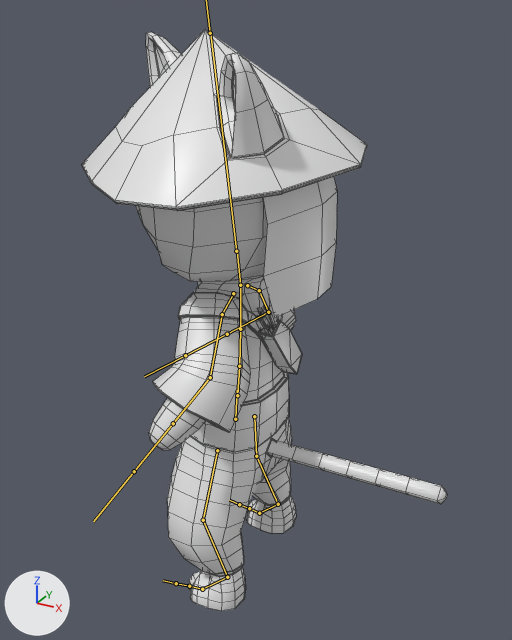
Renders of the FBX model Assets/Animation/Archer/Archer_Shoot.fbx from each side of a commit.
The view is the same before and after, from a 50 mm lens placed at (0.916, -1.561, 1.611), pointed at (0.092, -0.062, 0.861). Lighting does not change. The marker at lower left points along +X, +Y and +Z. Both versions are drawn at frame 1 of the action 'Armature.001|Main_Cat_UVAction'; the numbers are the values there. The bones that bend it are drawn over the model as lines. Mesh edges are drawn as thin lines.

Names of what the first picture shows: 'Archer.001'.
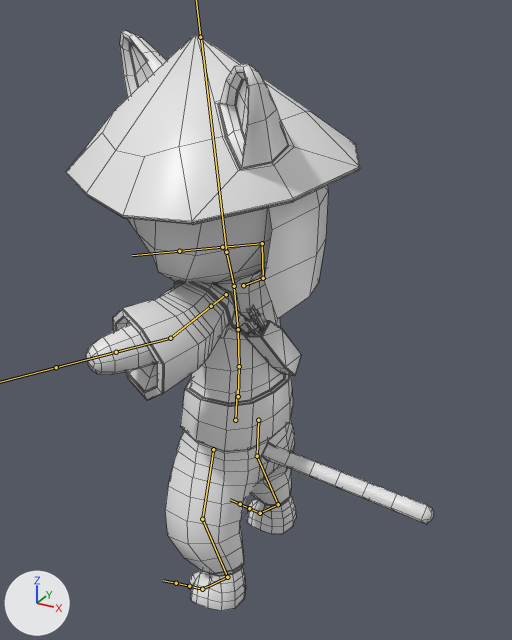
The edits, one by one:
Bone 'mixamorig:Hips' (bone_mixamorig_hips) moves from (-1.1, 48.5, -0.5) to (-0.9, 48.4, -0.3).
Bone 'mixamorig:Hips' (bone_mixamorig_hips) turns from (-40, -93, 36) to (-8, -101, 4) degrees about its own x, y and z.
Bone 'mixamorig:Spine' (bone_mixamorig_spine) turns from (3, 1, 2) to (4, 1, 1) degrees about its own x, y and z.
Bone 'mixamorig:Spine1' (bone_mixamorig_spine1) turns from (3, 2, 2) to (4, 2, 0) degrees about its own x, y and z.
Bone 'mixamorig:Spine2' (bone_mixamorig_spine2) turns from (3, 2, 2) to (4, 2, 0) degrees about its own x, y and z.
Bone 'mixamorig:Neck' (bone_mixamorig_neck) turns from (0, 9, -6) to (2, 9, -5) degrees about its own x, y and z.
Bone 'mixamorig:Head' (bone_mixamorig_head) turns from (-1, 41, -5) to (-18, 55, -20) degrees about its own x, y and z.
Bone 'mixamorig:LeftShoulder' (bone_mixamorig_leftshoulder) turns from (5, 0, -3) to (-16, -7, -6) degrees about its own x, y and z.
Bone 'mixamorig:LeftArm' (bone_mixamorig_leftarm) turns from (32, -26, -25) to (6, -40, -3) degrees about its own x, y and z.
Bone 'mixamorig:LeftForeArm' (bone_mixamorig_leftforearm) turns from (27, 1, -38) to (20, 1, -37) degrees about its own x, y and z.
Bone 'mixamorig:RightShoulder' (bone_mixamorig_rightshoulder) turns from (9, -4, -5) to (-14, 1, 2) degrees about its own x, y and z.
Bone 'mixamorig:RightArm' (bone_mixamorig_rightarm) turns from (13, -30, -11) to (-28, 21, -45) degrees about its own x, y and z.
Bone 'mixamorig:RightForeArm' (bone_mixamorig_rightforearm) turns from (84, -7, 40) to (121, -11, 39) degrees about its own x, y and z.
Bone 'mixamorig:LeftUpLeg' (bone_mixamorig_leftupleg) turns from (-4, -14, 16) to (-9, -13, 13) degrees about its own x, y and z.
Bone 'mixamorig:LeftLeg' (bone_mixamorig_leftleg) turns from (-27, 4, -2) to (-23, -4, 1) degrees about its own x, y and z.
Bone 'mixamorig:RightUpLeg' (bone_mixamorig_rightupleg) turns from (6, 7, -7) to (13, 6, -7) degrees about its own x, y and z.
Bone 'mixamorig:RightLeg' (bone_mixamorig_rightleg) turns from (-35, -6, 0) to (-39, -8, -1) degrees about its own x, y and z.

Where the change shows, as pixel boxes [x1, y1, x2, y2] in the pictures (512 x 640 px):
'Archer.001', posed: before [82, 30, 447, 611]; after [66, 31, 434, 611]
bone 'mixamorig:Hips', root to tip: before (235, 419) to (237, 390); after (235, 420) to (237, 390)
bone 'mixamorig:Spine', root to tip: before (237, 395) to (239, 366); after (238, 396) to (239, 366)
bone 'mixamorig:Spine1', root to tip: before (239, 366) to (240, 329); after (239, 366) to (238, 329)
bone 'mixamorig:Spine2', root to tip: before (240, 329) to (240, 286); after (238, 329) to (234, 287)
bone 'mixamorig:Neck', root to tip: before (240, 285) to (237, 251); after (234, 286) to (226, 252)
bone 'mixamorig:Head', root to tip: before (236, 251) to (210, 33); after (226, 252) to (201, 36)
bone 'mixamorig:LeftShoulder', root to tip: before (233, 293) to (222, 314); after (226, 294) to (211, 306)
bone 'mixamorig:LeftArm', root to tip: before (222, 314) to (210, 377); after (211, 306) to (170, 338)
bone 'mixamorig:LeftForeArm', root to tip: before (210, 377) to (173, 423); after (170, 338) to (116, 352)
bone 'mixamorig:RightShoulder', root to tip: before (247, 285) to (259, 290); after (243, 285) to (263, 278)
bone 'mixamorig:RightArm', root to tip: before (259, 290) to (268, 312); after (263, 278) to (262, 243)
bone 'mixamorig:RightForeArm', root to tip: before (268, 312) to (227, 334); after (262, 243) to (222, 247)
bone 'mixamorig:LeftUpLeg', root to tip: before (217, 450) to (203, 520); after (213, 449) to (202, 519)
bone 'mixamorig:LeftLeg', root to tip: before (203, 520) to (227, 577); after (202, 519) to (227, 577)
bone 'mixamorig:RightUpLeg', root to tip: before (254, 416) to (256, 456); after (258, 420) to (257, 456)
bone 'mixamorig:RightLeg', root to tip: before (256, 456) to (278, 504); after (257, 456) to (278, 504)
